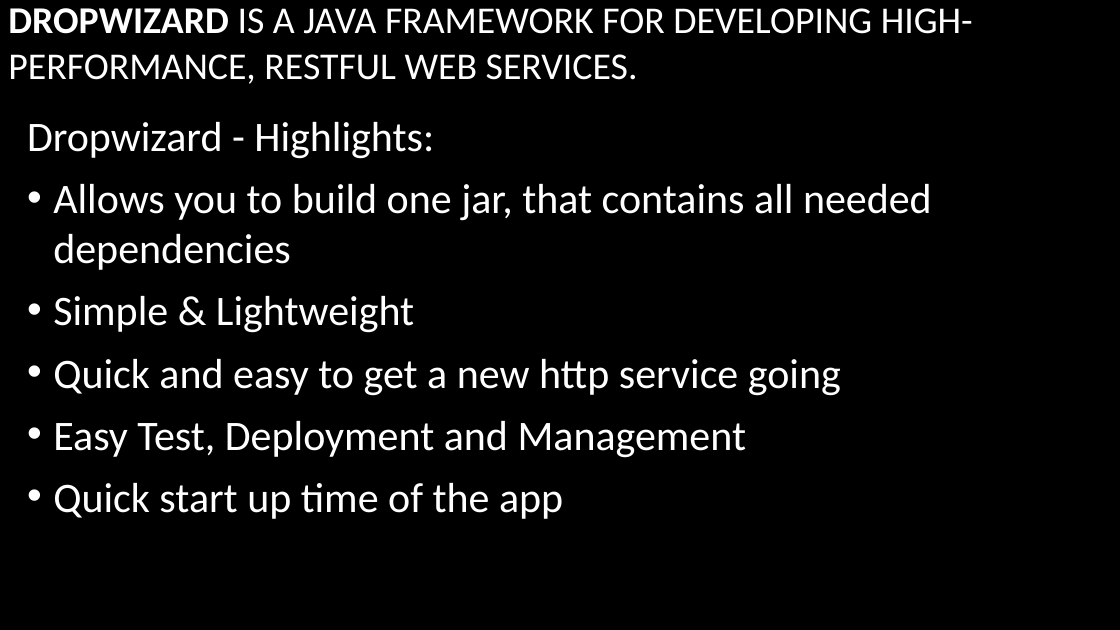
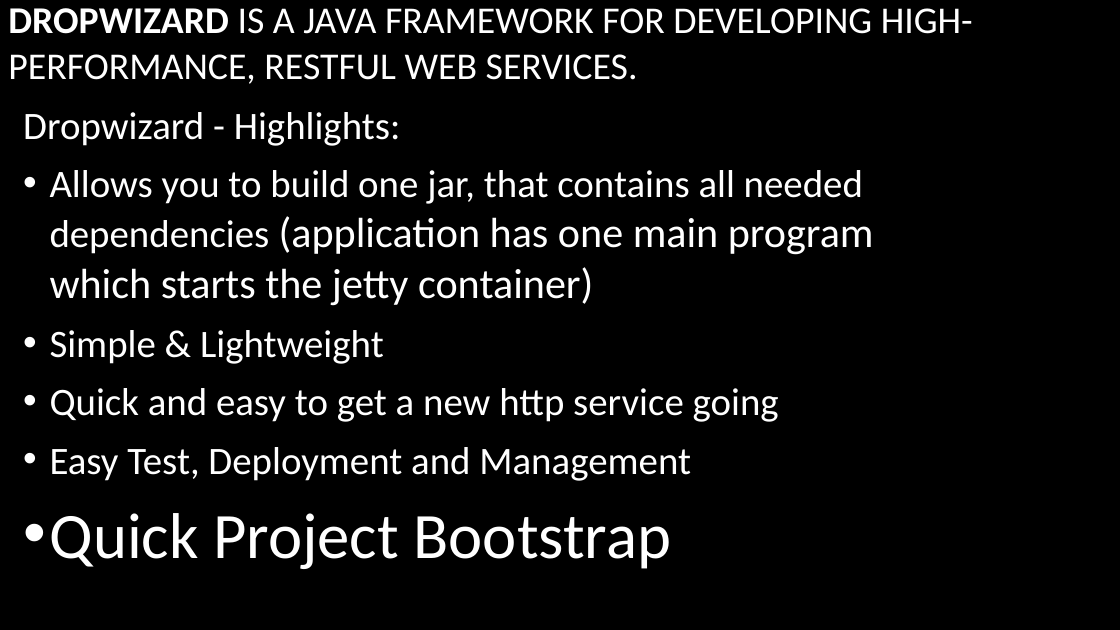
Before and after one commit to arenat/wiza_1, a slide deck: slide 2 of wiza.pptx. Drawn at 1120x630 pixels with LibreOffice and Linux fonts; fonts in the diff are those of the drawing; background and template pictures are left out. Boxes give left, top, right and bottom in pixels: in the first picture for what was removed or moved away, otherwise in the second. Text is boxed around its words. In the diff, an @@ line names an element or a change of style, - is before the commit and + after.

```diff
--- a/wiza.pptx
+++ b/wiza.pptx
@@ text "Dropwizard - Highlights:": place and size @@
-text "Dropwizard - Highlights:" at [27,122,932,519]
+text "Dropwizard - Highlights:" at [50,170,874,569]
@@ text at [50,170,874,306]: text changed; size 36 to 36.1 pt @@
-• Allows you to build one jar, that contains all needed dependencies
+• Allows you to build one jar, that contains all needed dependencies (application has one main program which starts the jetty container)
@@ text at [50,330,779,481]: size 36 to 33.3 pt in "Dropwizard - Highlights:", "Simple & Lightweight", "Quick and easy to get a new ...", "Easy Test, Deployment and Management" @@
@@ text at [50,513,399,569]: text changed; size 36 to 55.5 pt @@
-• Quick start up time of the app
+• Quick Project Bootstrap
```
Also in this commit, not shown: 3 other slides changed, 7 slides added, 1 other file.
